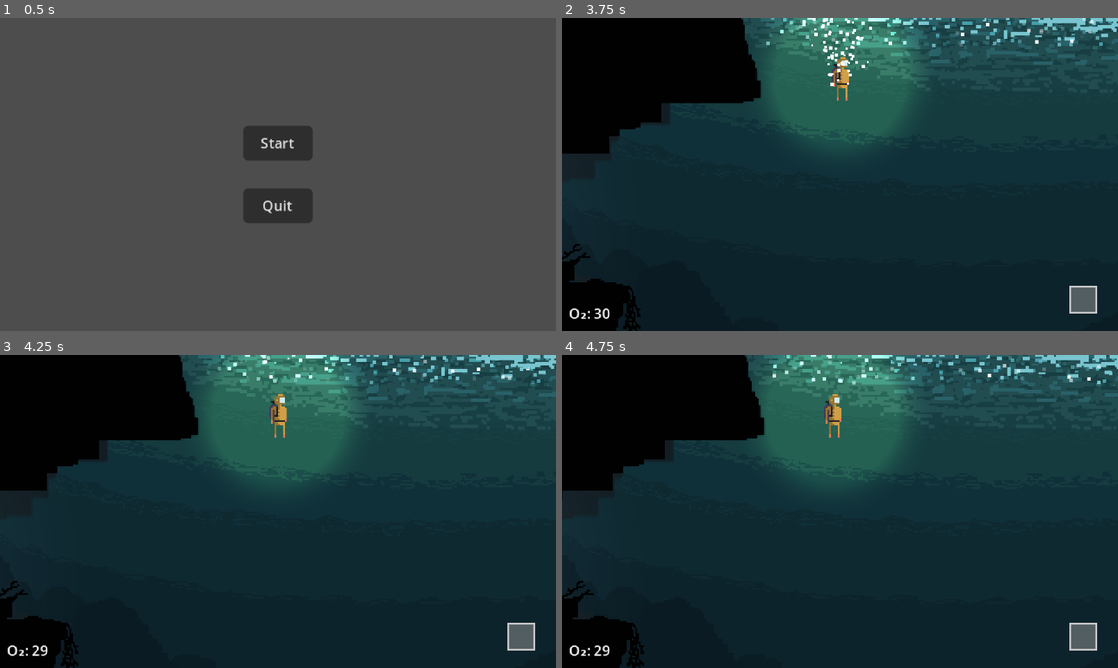
Above: before the commit, frames 1-4 (two rows, left to right).
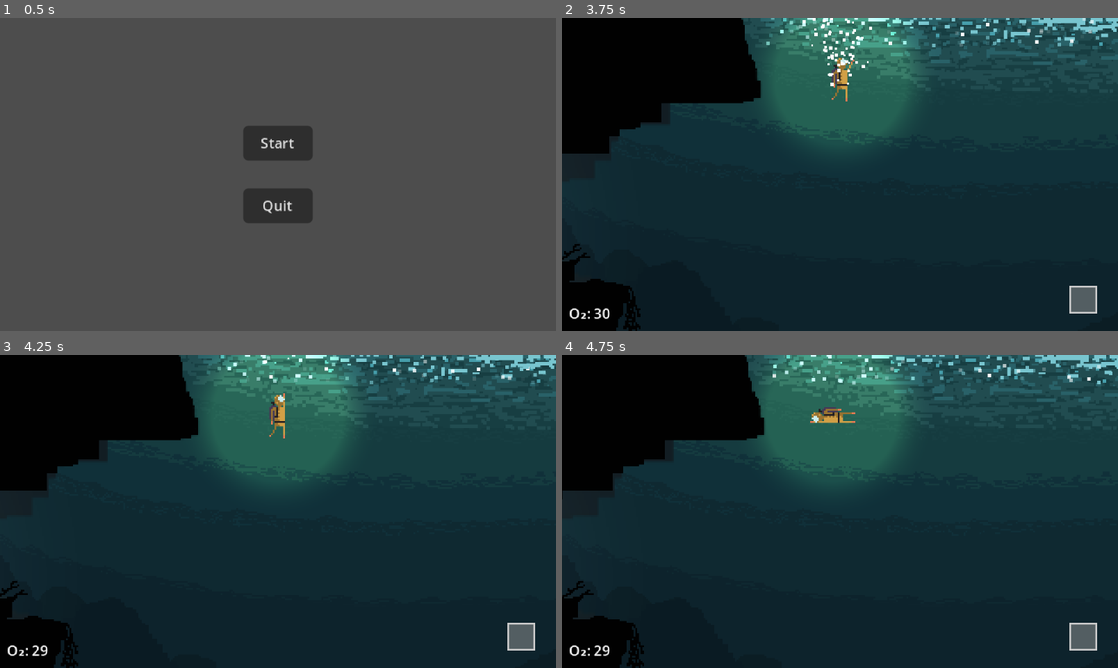
Above: after the commit, the same moments.

Repository: slowstate/atlantis
Game: Godot game, scene res://menus/main_menu/main_menu.tscn
Two runs of this game, one before a commit and one after it. Both use one fixed random seed, a clock stepped at 60 frames per second and the inputs below. The engine's default icon, where the game draws it, is replaced by a stand-in: a white triangle on a blue panel in a dark square.
Inputs (mouse positions are in pixels of both pictures, inside the frame that each line leads up to):
- Up to frame 1 (0.5 s): no input
- Up to frame 2 (3.75 s): click "Start" at 0.5 s; move the mouse to (962, 158) at 1.27 s; hold D (player_move_right) 1.28-2.03 s; tap G (god_mode) at 1.35 s; move the mouse to (728, 190) at 2.02 s; hold S (player_move_down) 2.03-2.78 s; tap F (player_interact) at 2.1 s; move the mouse to (895, 105) at 2.77 s; hold D (player_move_right) 2.78-3.53 s; hold Mouse wheel down (player_select_next_item) 2.78-3.53 s; move the mouse to (812, 237) at 3.52 s; hold W (player_move_up) from 3.53 s (still down); tap Mouse wheel up (player_select_previous_item) at 3.6 s
- Up to frame 3 (4.25 s): keep holding W (player_move_up)
- Up to frame 4 (4.75 s): move the mouse to (1006, 558) at 4.27 s; release W (player_move_up) at 4.28 s; hold A (player_move_left) from 4.28 s (still down); tap I at 4.35 s

Frame 1 is identical in both runs. In frame 2, 0.1% of the frame differs, in the area x 48-53%, y 12-27%; in frame 3, 0.1%; in frame 4, 0.4%, in the area x 44-53%, y 12-27%.

Commit message:
Integrate sprites for mining tool crate, note, player animations

Diff:
--- a/atlantis/entities/items/mining_tool/mining_tool.tscn
+++ b/atlantis/entities/items/mining_tool/mining_tool.tscn
@@ -1,24 +1,24 @@
 [gd_scene load_steps=6 format=3 uid="uid://70xk32ju81ns"]
 
 [ext_resource type="Script" uid="uid://dg8j1ntcrg0d4" path="res://entities/items/mining_tool/mining_tool.gd" id="1_r1bsi"]
+[ext_resource type="Texture2D" uid="uid://b1w5ksljmsm50" path="res://entities/items/mining_tool/crate.png" id="2_4oqvp"]
 [ext_resource type="Script" uid="uid://ylglnacmilfi" path="res://components/interactable/interactable.gd" id="2_5js5g"]
-[ext_resource type="Texture2D" uid="uid://cwpmv527qq3qs" path="res://icon.svg" id="2_jfakr"]
 [ext_resource type="Script" uid="uid://215ytidtgyrf" path="res://components/collectable/collectable.gd" id="3_w5tih"]
 
-[sub_resource type="CircleShape2D" id="CircleShape2D_ikjkm"]
+[sub_resource type="RectangleShape2D" id="RectangleShape2D_gx6fg"]
+size = Vector2(14, 14)
 
 [node name="MiningTool" type="Node2D"]
 z_index = 9
 script = ExtResource("1_r1bsi")
 
 [node name="Sprite2D" type="Sprite2D" parent="."]
-scale = Vector2(0.15, 0.15)
-texture = ExtResource("2_jfakr")
+texture = ExtResource("2_4oqvp")
 
 [node name="InteractionBox" type="Area2D" parent="."]
 
 [node name="CollisionShape2D" type="CollisionShape2D" parent="InteractionBox"]
-shape = SubResource("CircleShape2D_ikjkm")
+shape = SubResource("RectangleShape2D_gx6fg")
 
 [node name="Interactable" type="Node" parent="." node_paths=PackedStringArray("interaction_box")]
 script = ExtResource("2_5js5g")
--- a/atlantis/entities/notes/note/note.tscn
+++ b/atlantis/entities/notes/note/note.tscn
@@ -1,26 +1,16 @@
-[gd_scene load_steps=7 format=3 uid="uid://chblsv0q7dh0c"]
+[gd_scene load_steps=6 format=3 uid="uid://chblsv0q7dh0c"]
 
+[ext_resource type="Texture2D" uid="uid://frctrf7w1n71" path="res://entities/notes/note/journal.png" id="1_lyyc8"]
 [ext_resource type="Script" uid="uid://d4aub74gop34n" path="res://entities/notes/note/note.gd" id="1_ymd6p"]
 [ext_resource type="Script" uid="uid://ylglnacmilfi" path="res://components/interactable/interactable.gd" id="2_ft3vd"]
 [ext_resource type="Script" uid="uid://215ytidtgyrf" path="res://components/collectable/collectable.gd" id="3_lyyc8"]
 
-[sub_resource type="Gradient" id="Gradient_ft3vd"]
-offsets = PackedFloat32Array(0.7266667, 1)
-colors = PackedColorArray(0.7775128, 0.5742985, 0.3937748, 1, 1, 1, 1, 0)
-
-[sub_resource type="GradientTexture2D" id="GradientTexture2D_lyyc8"]
-gradient = SubResource("Gradient_ft3vd")
-width = 20
-height = 20
-fill = 1
-fill_from = Vector2(0.5, 0.5)
-fill_to = Vector2(1, 0.5)
-
 [sub_resource type="CircleShape2D" id="CircleShape2D_ft3vd"]
+radius = 5.0
 
 [node name="Note" type="Sprite2D"]
 z_index = 9
-texture = SubResource("GradientTexture2D_lyyc8")
+texture = ExtResource("1_lyyc8")
 script = ExtResource("1_ymd6p")
 
 [node name="InteractionBox" type="Area2D" parent="."]
--- a/atlantis/player/player.gd
+++ b/atlantis/player/player.gd
@@ -28,7 +28,7 @@
 var noise = FastNoiseLite.new()
 
 @onready var camera_2d: Camera2D = $Camera2D
-@onready var player_sprite: Sprite2D = $PlayerSprite
+@onready var player_sprite: AnimatedSprite2D = $PlayerSprite
 @onready var player_state_machine: PlayerStateMachine = $PlayerStateMachine
 @onready var oxygen_meter_label: Label = $UserInterface/OxygenMeterLabel
 @onready var oxygen_box: Area2D = $OxygenBox
@@ -78,9 +78,14 @@
 
 	## Swimming: Fixed max speed, better "handling", floating damping suddenly drops when moving
 	if move_vec != Vector2.ZERO:
+		player_sprite.play("swim")
+		player_sprite.flip_h = move_vec.x == -1
+		player_sprite.rotation = move_vec.angle() - PI if move_vec.x == -1 else move_vec.angle()
 		velocity = velocity.move_toward(move_vec.normalized() * max_speed, acceleration * delta)
 	else:
 		# Apply damping (friction) when no input is pressed
+		player_sprite.play("default")
+		player_sprite.rotation = 0
 		velocity = velocity.move_toward(Vector2.ZERO, friction * delta)
 	move_and_slide()
 
--- a/atlantis/player/player.tscn
+++ b/atlantis/player/player.tscn
@@ -1,9 +1,11 @@
-[gd_scene load_steps=23 format=3 uid="uid://j51i3vf5hn3d"]
+[gd_scene load_steps=37 format=3 uid="uid://j51i3vf5hn3d"]
 
 [ext_resource type="Script" uid="uid://d33wj2wxlurur" path="res://player/player.gd" id="1_oul6g"]
 [ext_resource type="Texture2D" uid="uid://bhsbeiho1ftwj" path="res://player/player.png" id="2_g1dw6"]
+[ext_resource type="Texture2D" uid="uid://drn2wfpxrdplg" path="res://player/player_jump_off.png" id="3_ebec5"]
 [ext_resource type="PackedScene" uid="uid://dgksxox3np48f" path="res://menus/inventory/inventory.tscn" id="3_g1dw6"]
 [ext_resource type="PackedScene" uid="uid://do72rdi1hrydt" path="res://player/hud/item_selector/item_selector.tscn" id="4_rgyib"]
+[ext_resource type="Texture2D" uid="uid://c3dtey7lxhtqa" path="res://player/player_swim.png" id="4_yllr7"]
 [ext_resource type="Script" uid="uid://cws56lrnieioe" path="res://player/PlayerStateMachine/player_state_machine.gd" id="4_yw30f"]
 [ext_resource type="Script" uid="uid://demetty61s5el" path="res://player/notification.gd" id="5_hg6s5"]
 [ext_resource type="Script" uid="uid://ygoqb4k67vi1" path="res://player/PlayerStateMachine/oxygen_refilling_state.gd" id="5_qjkh3"]
@@ -35,6 +37,101 @@
 fill_from = Vector2(0.5, 0.5)
 fill_to = Vector2(0.5, 0)
 
+[sub_resource type="AtlasTexture" id="AtlasTexture_kb6p2"]
+atlas = ExtResource("2_g1dw6")
+region = Rect2(0, 0, 10, 25)
+
+[sub_resource type="AtlasTexture" id="AtlasTexture_wodsf"]
+atlas = ExtResource("3_ebec5")
+region = Rect2(0, 0, 40, 40)
+
+[sub_resource type="AtlasTexture" id="AtlasTexture_32hag"]
+atlas = ExtResource("3_ebec5")
+region = Rect2(40, 0, 40, 40)
+
+[sub_resource type="AtlasTexture" id="AtlasTexture_tqiix"]
+atlas = ExtResource("3_ebec5")
+region = Rect2(80, 0, 40, 40)
+
+[sub_resource type="AtlasTexture" id="AtlasTexture_e7oew"]
+atlas = ExtResource("3_ebec5")
+region = Rect2(120, 0, 40, 40)
+
+[sub_resource type="AtlasTexture" id="AtlasTexture_c35mf"]
+atlas = ExtResource("4_yllr7")
+region = Rect2(0, 0, 40, 40)
+
+[sub_resource type="AtlasTexture" id="AtlasTexture_65viv"]
+atlas = ExtResource("4_yllr7")
+region = Rect2(40, 0, 40, 40)
+
+[sub_resource type="AtlasTexture" id="AtlasTexture_x7c3f"]
+atlas = ExtResource("4_yllr7")
+region = Rect2(80, 0, 40, 40)
+
+[sub_resource type="AtlasTexture" id="AtlasTexture_bjvpn"]
+atlas = ExtResource("4_yllr7")
+region = Rect2(120, 0, 40, 40)
+
+[sub_resource type="AtlasTexture" id="AtlasTexture_s7qer"]
+atlas = ExtResource("4_yllr7")
+region = Rect2(160, 0, 40, 40)
+
+[sub_resource type="AtlasTexture" id="AtlasTexture_g4c7l"]
+atlas = ExtResource("4_yllr7")
+region = Rect2(200, 0, 40, 40)
+
+[sub_resource type="SpriteFrames" id="SpriteFrames_knn7v"]
+animations = [{
+"frames": [{
+"duration": 1.0,
+"texture": SubResource("AtlasTexture_kb6p2")
+}],
+"loop": false,
+"name": &"default",
+"speed": 1.0
+}, {
+"frames": [{
+"duration": 1.0,
+"texture": SubResource("AtlasTexture_wodsf")
+}, {
+"duration": 1.0,
+"texture": SubResource("AtlasTexture_32hag")
+}, {
+"duration": 1.0,
+"texture": SubResource("AtlasTexture_tqiix")
+}, {
+"duration": 1.0,
+"texture": SubResource("AtlasTexture_e7oew")
+}],
+"loop": false,
+"name": &"jump_off",
+"speed": 10.0
+}, {
+"frames": [{
+"duration": 1.0,
+"texture": SubResource("AtlasTexture_c35mf")
+}, {
+"duration": 1.0,
+"texture": SubResource("AtlasTexture_65viv")
+}, {
+"duration": 1.0,
+"texture": SubResource("AtlasTexture_x7c3f")
+}, {
+"duration": 1.0,
+"texture": SubResource("AtlasTexture_bjvpn")
+}, {
+"duration": 1.0,
+"texture": SubResource("AtlasTexture_s7qer")
+}, {
+"duration": 1.0,
+"texture": SubResource("AtlasTexture_g4c7l")
+}],
+"loop": true,
+"name": &"swim",
+"speed": 10.0
+}]
+
 [sub_resource type="LabelSettings" id="LabelSettings_g1dw6"]
 font_size = 8
 
@@ -98,9 +195,11 @@
 color = Color(0.73, 0.6467801, 0.31390002, 1)
 texture = SubResource("GradientTexture2D_8t03j")
 
-[node name="PlayerSprite" type="Sprite2D" parent="."]
+[node name="PlayerSprite" type="AnimatedSprite2D" parent="."]
 light_mask = 0
-texture = ExtResource("2_g1dw6")
+sprite_frames = SubResource("SpriteFrames_knn7v")
+animation = &"swim"
+frame_progress = 0.20423117
 
 [node name="Camera2D" type="Camera2D" parent="."]
 limit_top = 0
@@ -115,7 +214,7 @@
 offset_top = 164.0
 offset_right = 27.0
 offset_bottom = 176.0
-text = "O₂: 20"
+text = "O₂: 30"
 label_settings = SubResource("LabelSettings_g1dw6")
 
 [node name="ItemSelector" parent="UserInterface" instance=ExtResource("4_rgyib")]
--- a/atlantis/world/shallows/shallows.tscn
+++ b/atlantis/world/shallows/shallows.tscn
@@ -103,7 +103,7 @@
 
 [node name="Parallax2DLayer3" type="Parallax2D" parent="."]
 scroll_scale = Vector2(0.9, 0.9)
-scroll_offset = Vector2(557.5, 236.5)
+scroll_offset = Vector2(514, 241)
 script = ExtResource("4_mwkxx")
 metadata/_custom_type_script = "uid://bf37rou75fm6v"
 
@@ -116,15 +116,8 @@
 [node name="Glowstone2" parent="." instance=ExtResource("4_422jt")]
 position = Vector2(1018, 571)
 
-[node name="MiningTool" parent="." instance=ExtResource("3_fv0dc")]
-position = Vector2(1083, 234)
-
-[node name="SurvivorsJournalNote" parent="." instance=ExtResource("4_3a0gb")]
-position = Vector2(1034, 237)
-id = 1
-
 [node name="Shallows" type="Sprite2D" parent="."]
-z_index = 10
+z_index = 9
 position = Vector2(640, 283)
 texture = ExtResource("12_1jc31")
 
@@ -146,6 +139,13 @@
 build_mode = 1
 polygon = PackedVector2Array(0, 0, 0, 3, 1, 4, 1, 26, 30, 26, 30, 33, 37, 33, 37, 57, 40, 57, 40, 87, 53, 87, 53, 102,  …(674 unchanged characters)…
 
+[node name="MiningTool" parent="." instance=ExtResource("3_fv0dc")]
+position = Vector2(962, 263)
+
+[node name="SurvivorsJournalNote" parent="." instance=ExtResource("4_3a0gb")]
+position = Vector2(1062, 233)
+id = 1
+
 [node name="SurfaceSparkleParticles" type="GPUParticles2D" parent="."]
 position = Vector2(698, 8)
 amount = 32
Not shown, added: atlantis/entities/items/decorative_crate.png.import
Not shown, added: atlantis/entities/items/glowstone/glowstone_2.png.import
Not shown, added: atlantis/entities/items/glowstone/glowstone_2_mined.png.import
Not shown, added: atlantis/entities/items/mining_tool/crate.png.import
Not shown, added: atlantis/entities/items/radio.png.import
Renamed: atlantis/entities/items/journal.png -> atlantis/entities/notes/note/journal.png
Not shown, added: atlantis/entities/notes/note/journal.png.import
Not shown, added: atlantis/world/flora/Plant 16.png.import
Not shown, added: atlantis/world/flora/plant_11.png.import
Not shown, added: atlantis/world/flora/plant_12.png.import
Not shown, added: atlantis/world/flora/plant_13.png.import
Not shown, added: atlantis/world/flora/plant_14.png.import
(and 2 more such lines)
